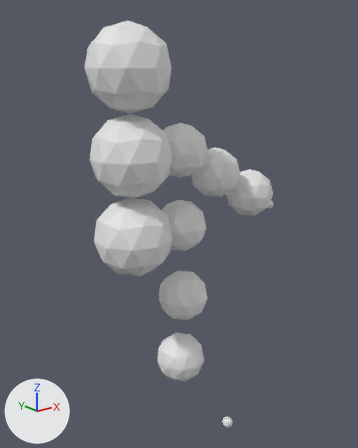
The Blender file Assets/character.blend, before and after one commit.
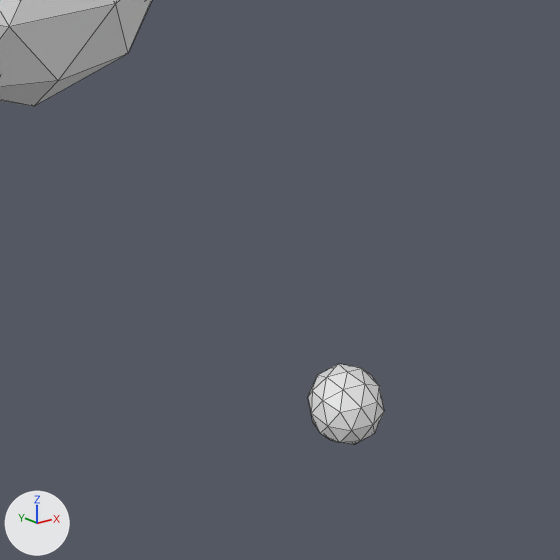
Each version is shown whole from a camera (50 mm lens) standing at (-0.643, -0.985, 0.899) and looking at (0.144, 0.0, 0.505), then close up on the part from 50% to 72% of the width and 82% to 99% of the height. The lights are fixed; the arrows at lower left show +X, +Y and +Z. The close-ups show mesh edges as thin lines. The same objects are shown in both versions, whatever each file hides.

Objects in the first close-up: 'Sphereman'.
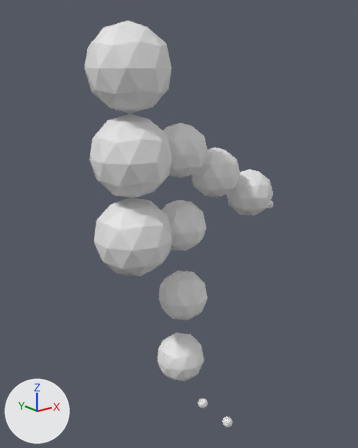
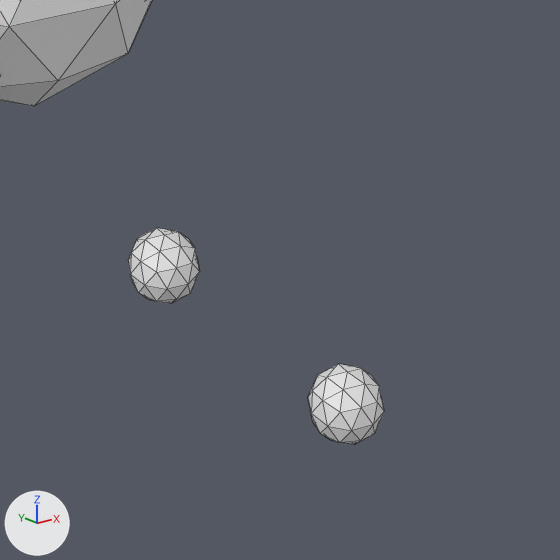
Commit message: programmed the IK/FK switch

Location of each change, [x1, y1, x2, y2] in pixels of the close-ups (560 x 560 px):
part 1 of me_icosphere_001, added: after [128, 228, 200, 304]

The change, as a list of edits to the scene's bpy script:
```text
Change me_icosphere_001:
    where me_icosphere_001.from_pydata(...)  # 462 vertices, 880 faces; spans x -0.095..0.513, y -0.214..0.1, z -0.014..1.0
    used by ob_sphereman; location = (0.0, 0.0, 0.0)
    me_icosphere_001 part 1: a new loose piece, an icosphere of 80 faces spanning x 0.137..0.163, y -0.114..-0.086, z -0.014..0.014
```
